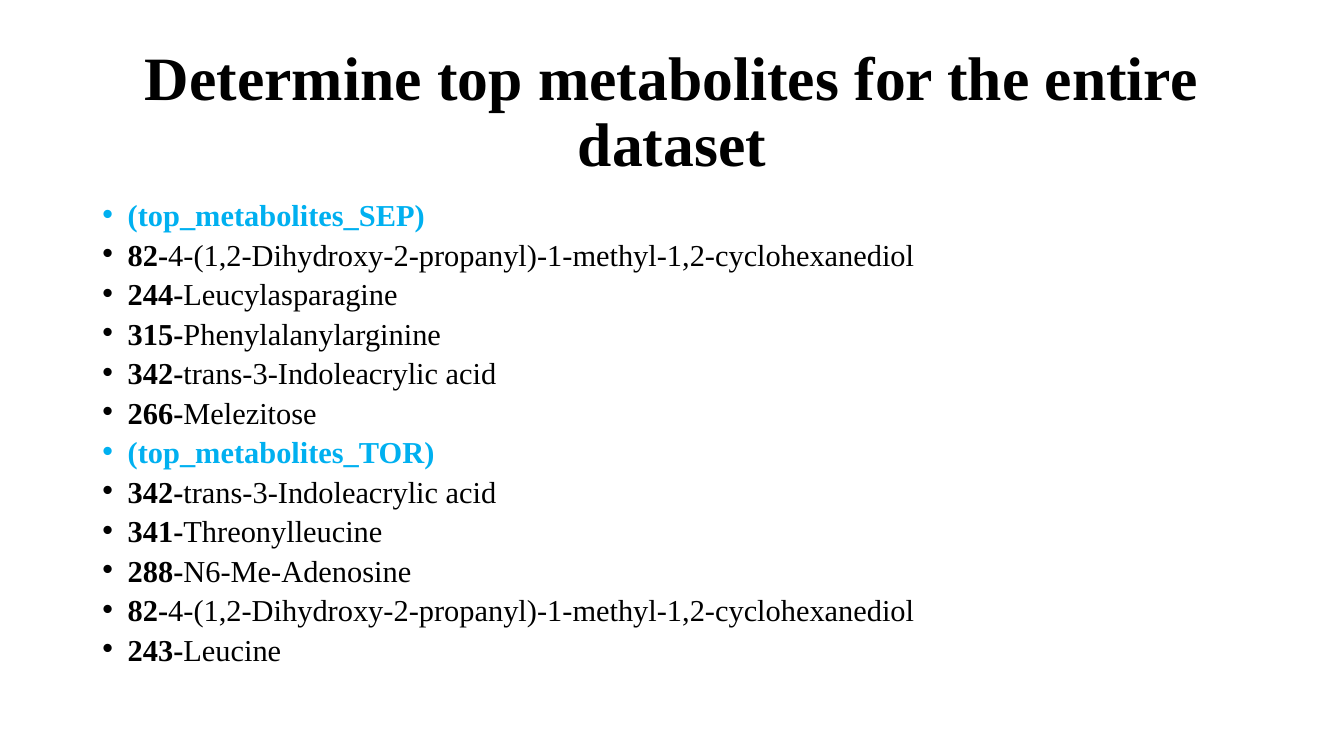
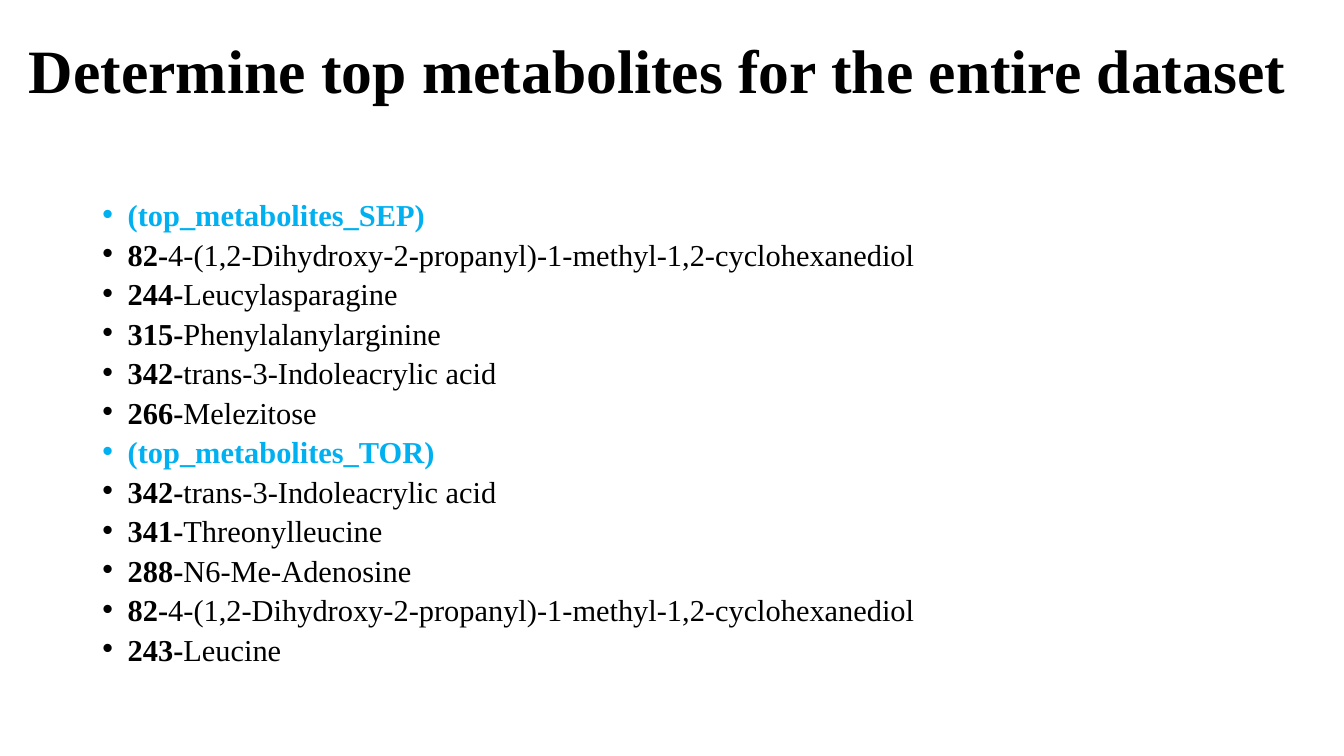
Before and after one commit to AlondraDelmar/BIOS967_Torres, a slide deck: slide 8 of data/last presentation.pptx. Drawn at 1344x756 pixels with LibreOffice and Linux fonts; fonts in the diff are those of the drawing. Boxes give left, top, right and bottom in pixels: in the first picture for what was removed or moved away, otherwise in the second. Text is boxed around its words. In the diff, an @@ line names an element or a change of style, - is before the commit and + after.

```diff
--- a/data/last presentation.pptx
+++ b/data/last presentation.pptx
@@ title "Determine top metabolites for the ..." rewrapped from <box>145,56,1198,167</box> to <box>29,49,1285,104</box> @@
```
Also in this commit, not shown: 1 other slide changed.
